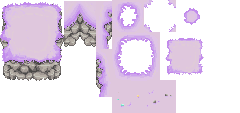
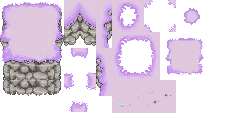
Before/after of a 240px x 113px layered artwork. What changed in the layer stack:
painted on "Layer 1" over [3, 0, 112, 112]
